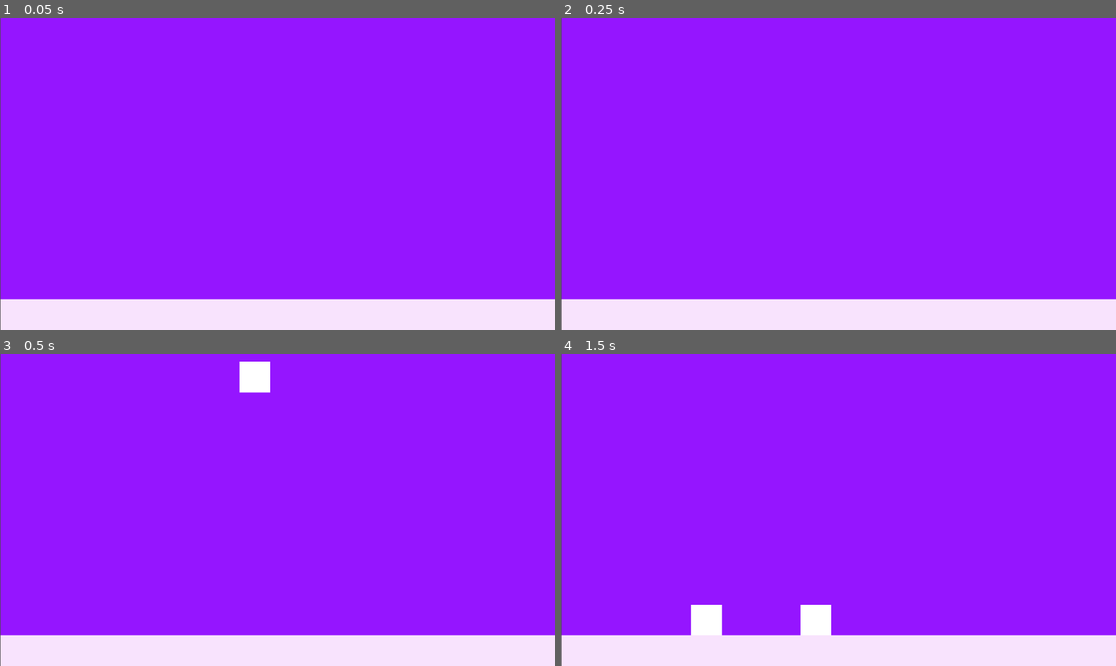
Above: before the commit, frames 1-4 (two rows, left to right).
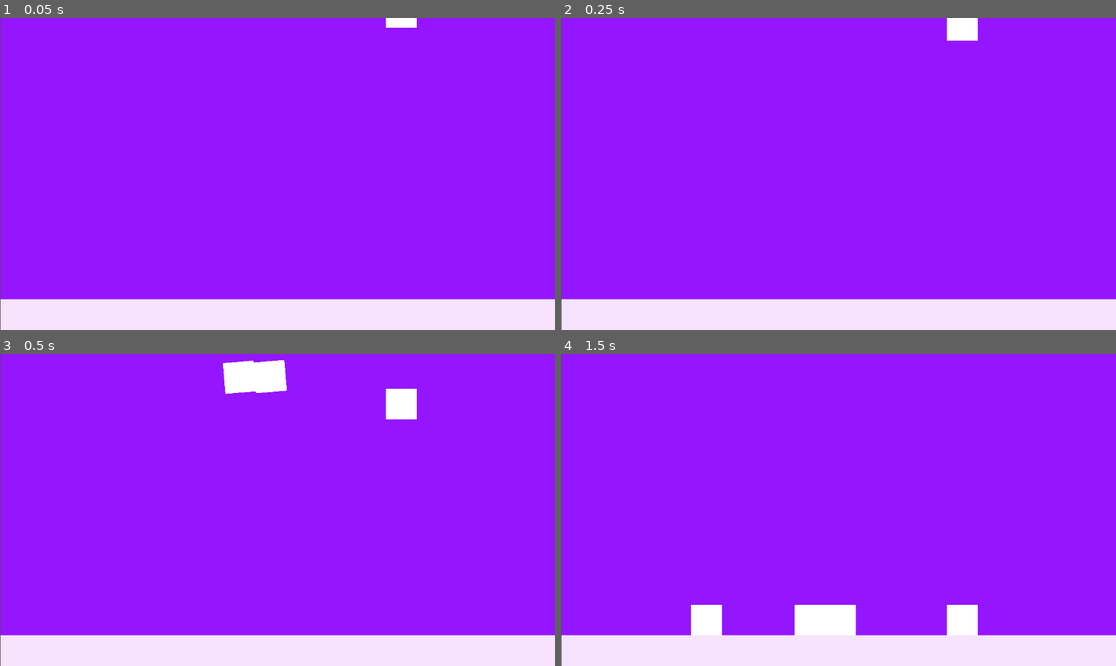
Above: after the commit, the same moments.

Repository: joselopes-dev/TrilhaGodot
Game: Godot game, scene res://node_2d.tscn
Same seed, same stepped clock (60 frames per second), same inputs: the game is played once before the commit and once after it.
Inputs (mouse positions are in pixels of both pictures, inside the frame that each line leads up to):
- Up to frame 1 (0.05 s): no input
- Up to frame 2 (0.25 s): no input
- Up to frame 3 (0.5 s): no input
- Up to frame 4 (1.5 s): move the mouse to (960, 494) at 0.52 s; click (960, 494) at 0.67 s; move the mouse to (727, 525) at 1.27 s; click (727, 525) at 1.42 s

The runs differ from the first frame. In frame 1, 0.2% of the frame differs, in the area x 69-76%, y 0-4%; in frame 2, 0.4%; in frame 3, 1.2%, in the area x 40-76%, y 1-22%; in frame 4, 1.1%.
Error after the commit: Invalid call. Nonexistent function 'instantiate' in base 'Nil'. (res://node.gd:17)

Commit message:
colisao de blocos
Código colisão de blocos

Diff:
--- a/projeto-de-jogo-2/node.gd
+++ b/projeto-de-jogo-2/node.gd
@@ -1,11 +1,19 @@
 extends Node
+
+@export var object_templates: Array[PackedScene]
+
+#extends Node
 
 func _input(event: InputEvent) -> void:
 	#input no botão e um evento de click
 	if event is InputEventMouseButton:
 		if event.button_index == 1:
 			if event.pressed:
-				spaw_objet ()
+				spaw_object(event.position)
 
-func spaw_objet () -> void:
-	pass
+func spaw_object(position: Vector2) -> void:
+	var index: int = randi_range(0, object_templates.size() -1)
+	var object_template = object_templates[index]
+	var object = object_template.instantiate()
+
+	add_child(object)
--- a/projeto-de-jogo-2/node_2d.tscn
+++ b/projeto-de-jogo-2/node_2d.tscn
@@ -12,6 +12,7 @@
 
 [node name="Node" type="Node" parent="."]
 script = ExtResource("1_wtcfe")
+object_templates = Array[PackedScene]([null, null])
 
 [node name="ColorRect" type="ColorRect" parent="."]
 offset_left = 1.0
@@ -28,6 +29,34 @@
 shape = SubResource("RectangleShape2D_y32ns")
 
 [node name="ColorRect" type="ColorRect" parent="RigidBody2D4/CollisionShape2D"]
+offset_left = -32.0
+offset_top = -32.0
+offset_right = 32.0
+offset_bottom = 32.0
+metadata/_edit_use_anchors_ = true
+
+[node name="RigidBody2D6" type="RigidBody2D" parent="."]
+position = Vector2(447, -139)
+
+[node name="CollisionShape2D" type="CollisionShape2D" parent="RigidBody2D6"]
+position = Vector2(82, 70)
+shape = SubResource("RectangleShape2D_y32ns")
+
+[node name="ColorRect" type="ColorRect" parent="RigidBody2D6/CollisionShape2D"]
+offset_left = -32.0
+offset_top = -32.0
+offset_right = 32.0
+offset_bottom = 32.0
+metadata/_edit_use_anchors_ = true
+
+[node name="RigidBody2D7" type="RigidBody2D" parent="."]
+position = Vector2(751, -83)
+
+[node name="CollisionShape2D" type="CollisionShape2D" parent="RigidBody2D7"]
+position = Vector2(82, 70)
+shape = SubResource("RectangleShape2D_y32ns")
+
+[node name="ColorRect" type="ColorRect" parent="RigidBody2D7/CollisionShape2D"]
 offset_left = -32.0
 offset_top = -32.0
 offset_right = 32.0
--- /dev/null
+++ b/projeto-de-jogo-2/objetos/caixa.tscn
@@ -0,0 +1,18 @@
+[gd_scene load_steps=2 format=3 uid="uid://cqrnb0qbqp01s"]
+
+[sub_resource type="RectangleShape2D" id="RectangleShape2D_y32ns"]
+size = Vector2(64, 64)
+
+[node name="RigidBody2D4" type="RigidBody2D"]
+position = Vector2(811, 27)
+
+[node name="CollisionShape2D" type="CollisionShape2D" parent="."]
+position = Vector2(82, 70)
+shape = SubResource("RectangleShape2D_y32ns")
+
+[node name="ColorRect" type="ColorRect" parent="CollisionShape2D"]
+offset_left = -32.0
+offset_top = -32.0
+offset_right = 32.0
+offset_bottom = 32.0
+metadata/_edit_use_anchors_ = true
--- /dev/null
+++ b/projeto-de-jogo-2/objetos/caixa2.tscn
@@ -0,0 +1,12 @@
+[gd_scene load_steps=3 format=3 uid="uid://d06npj01xhx1p"]
+
+[ext_resource type="PackedScene" uid="uid://cqrnb0qbqp01s" path="res://objetos/caixa.tscn" id="1_pwgio"]
+
+[sub_resource type="PhysicsMaterial" id="PhysicsMaterial_58agc"]
+
+[node name="RigidBody2D" instance=ExtResource("1_pwgio")]
+position = Vector2(259, 19)
+physics_material_override = SubResource("PhysicsMaterial_58agc")
+
+[node name="CollisionShape2D" parent="." index="0"]
+position = Vector2(660, 131)
